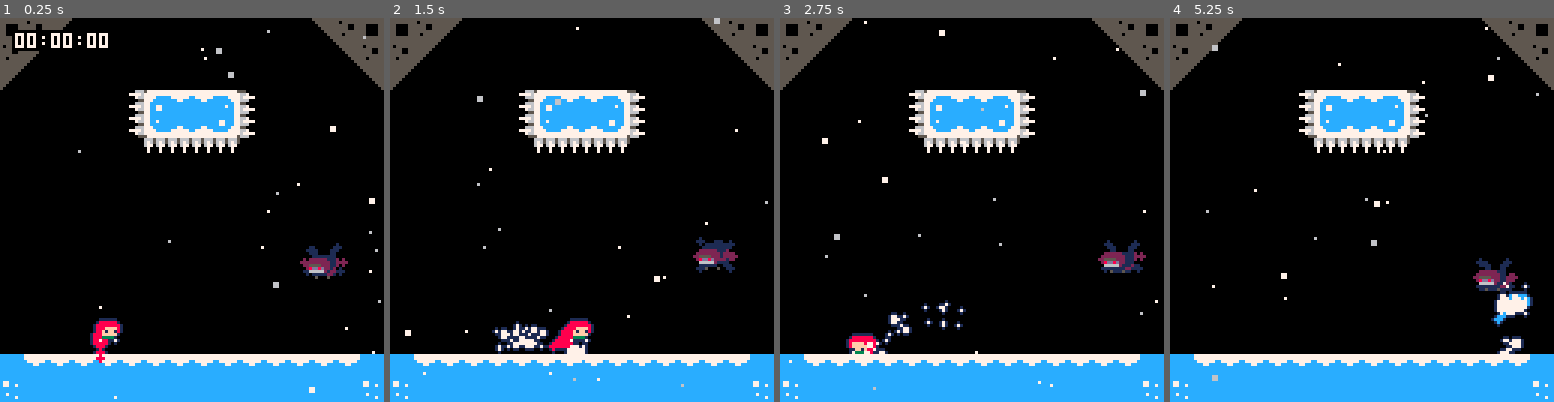
Above: before the commit, frames 1-4 (left to right).
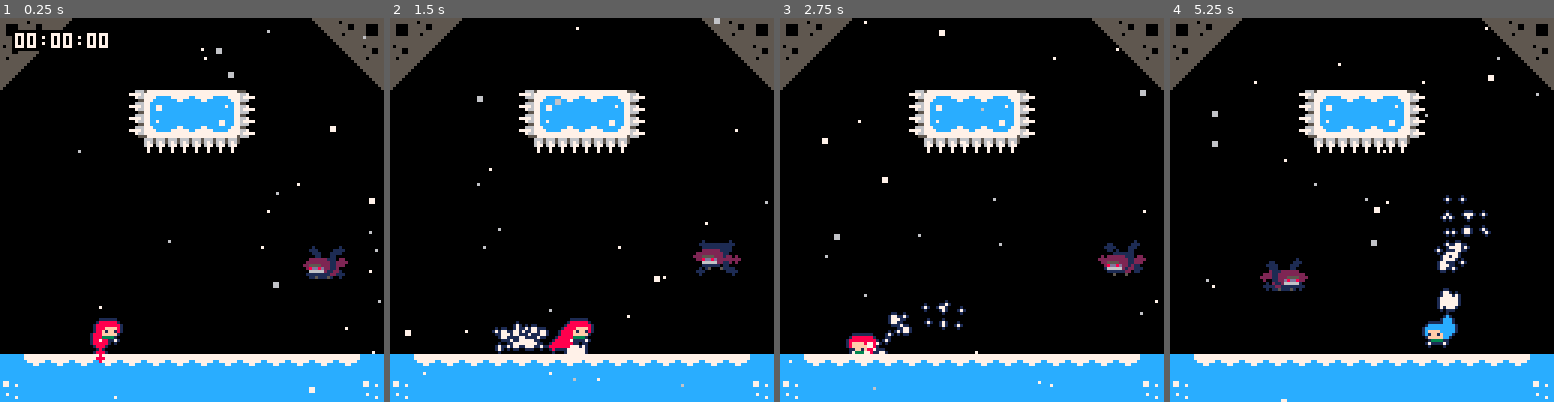
Above: after the commit, the same moments.

Repository: CelesteClassic/newleste.p8
Game: PICO-8 cartridge reflection.p8
Same seed, same stepped clock (60 frames per second), same inputs: the game is played once before the commit and once after it.
Inputs:
- Up to frame 1 (0.25 s): no input
- Up to frame 2 (1.5 s): tap O (Z key) at 0.33, 0.7, 1.43 s; tap X (X key) at 1.07 s
- Up to frame 3 (2.75 s): hold Left 1.97-2.37 s; tap X (X key) at 2.07, 2.4, 2.73 s; tap O (Z key) at 2.22 s; hold Down from 2.42 s (still down)
- Up to frame 4 (5.25 s): release Down at 2.82 s; hold Right 2.87-3.53 s; tap X (X key) every 0.33 s from 3.07 to 5.07 s; tap O (Z key) at 3.1, 3.98, 4.87 s; hold Up 3.58-4.08 s; hold Right 4.13-4.53 s; hold Down 4.58-5.08 s; hold Left from 5.13 s (still down)

The runs differ from the first frame. In frame 1, 0.3% of the frame differs, in the area x 78-90%, y 58-68%; in frame 2, 0.3%; in frame 3, 0.4%; in frame 4, 4.1%, in the area x 9-95%, y 7-100%.

Commit message:
basic badeline functionality and player interaction

Diff:
--- a/reflection.p8
+++ b/reflection.p8
@@ -989,21 +989,82 @@
 
 -- </feather>
 
-target={}
+garbage={
+  init=function(this)
+    --code for when other objs (namely blocks) use garbage tiles
+  end,
+  end_init=function(this)
+    for o in all(objects) do
+      if o.type==badeline then
+        o.nodes[this.spr+1]={this.x,this.y}
+      end
+    end
+    destroy_object(this)
+  end
+}
 badeline={
   init=function(this)
-    this.nodes={vector(this.x,this.y)}
-    this.node=1
+    this.nodes={}
+    this.next_node=1
     this.freeze=0
     this.outline=false
     this.off=0
+    this.target_x,this.target_y=this.x,this.y
+    --this.hitbox=rectangle(-4,-2,16,12)
+    b=this
   end,
   update=function(this)
-    this.off+=0.005
+    if this.freeze>0 then
+      this.freeze-=1
+    else
+      if this.x!=this.target_x or this.y!=this.target_y then
+        this.spd=vector((this.target_x-this.x)*0.2,(this.target_y-this.y)*0.2)
+      else
+        this.spd=vector(0,0)
+        local hit=this.player_here()
+        if hit then
+          if this.next_node>#this.nodes then
+            this.target_x=lvl_pw+50
+            this.node=-1
+            this.freeze=10
+          else
+            this.target_x,this.target_y=unpack(this.nodes[this.next_node])
+            this.next_node+=1
+            this.freeze=10
+          end
+          hit.dash_time=4
+          hit.djump=max_djump
+          hit.spd=vector(-2,-1)
+          hit.dash_accel_x,hit.dash_accel_y=0,0 --stuff dash without stuffing dash_time
+        -- else
+        --   this.hitbox=rectangle(-4,-2,16,12) --try to suck player in
+        --   local hit=this.player_here()
+        --   this.hitbox=rectangle(0,0,8,8)
+        --   if hit then
+        --     hit.dash_time=0
+        --     if hit.left()>this.right() then
+        --       hit.spd.x=min(hit.spd.x,-1)
+        --     elseif hit.right()<this.left() then
+        --       hit.spd.x=max(hit.spd.x,1)
+        --     end
+        --     if hit.top()>this.bottom() then
+        --       hit.spd.y=min(hit.spd.y,-1)
+        --     elseif hit.bottom()<this.top() then
+        --       hit.spd.y=max(hit.spd.y,1)
+        --     end
+        --   end
+          -- sucking in needs more work
+
+        end
+      end
+      this.off+=0.005
+    end
   end,
   draw=function(this)
+    pal(1,this.freeze==0 and 1 or frames%2==0 and 14 or 7)
+    pal(2,this.freeze==0 and 2 or frames%2==0 and 14 or 7)
     foreach(objects,function(o)
-      if o.type == player then
+      if o.type == player and this.freeze==0 then
         if o.x>this.x+16 then
           this.flipx=true
         elseif o.x<this.x-16 then
@@ -1011,7 +1072,7 @@
         end
       end
     end)
-    this.draw_x,this.draw_y=this.x+4*sin(2*this.off),this.y+4*sin(this.off)
+    this.draw_x,this.draw_y=this.x+4*sin(2*this.off)+0.5,this.y+4*sin(this.off)+0.5
     badehair(this,1,-0.1)
     badehair(this,1,-0.4)
     badehair(this,2,0)
@@ -1019,6 +1080,7 @@
     badehair(this,1,0.125)
     badehair(this,1,0.375)
     spr(74,this.draw_x,this.draw_y,1,1,this.flipx)
+    pal()
   end
 }
 
@@ -1271,7 +1333,10 @@
       local tile=tile_at(tx,ty)
       if tiles[tile] then
         init_object(tiles[tile],tx*8,ty*8,tile)
-      end
+      elseif tile>=128 then
+        init_object(garbage,tx*8,ty*8,tile-128)
+      end
+
     end
   end
   foreach(objects,function(o)
@@ -1815,9 +1904,9 @@
 0000000000001111111100000000000000000000000000000000000000000000000000000000000000000000000000000000000000000000000000000000000000000000000000000000000000000000000000000000000000000000000000000000000000000000000000000000000000000000000000000000000000000000
 0000000000000000000000000000000000000000000000000000000000000000000000000000000000000000000000000000000000000000000000000000000000000000000000000000000000000000000000000000000000000000000000000000000000000000000000000000000000000000000000000000000000000000
 0000000000000000000000000000000000000000000000000000000000000000000000000000000000000000000000000000000000000000000000000000000000000000000000000000000000000000000000000000000000000000000000000000000000000000000000000000000000000000000000000000000000000000
+0000000000810000000000000000000000000000000000000000000000000000000000000000000000000000000000000000000000000000000000000000000000000000000000000000000000000000000000000000000000000000000000000000000000000000000000000000000000000000000000000000000000000000
 0000000000000000000000000000000000000000000000000000000000000000000000000000000000000000000000000000000000000000000000000000000000000000000000000000000000000000000000000000000000000000000000000000000000000000000000000000000000000000000000000000000000000000
-0000000000000000000000000000000000000000000000000000000000000000000000000000000000000000000000000000000000000000000000000000000000000000000000000000000000000000000000000000000000000000000000000000000000000000000000000000000000000000000000000000000000000000
-000000000000000000000000004a0000000000000a0000000000000000000000000000000000000000000000000000000000000000000000000000000000000000000000000000000000000000000000000000000000000000000000000000000000000000000000000000000000000000000000000000000000000000000000
+000080000000000000000000004a0000000000000a0000000000000000000000000000000000000000000000000000000000000000000000000000000000000000000000000000000000000000000000000000000000000000000000000000000000000000000000000000000000000000000000000000000000000000000000
 0000000000000000000000000000000000000000000000000000000000000000000000000000000000000000000000000000000000000000000000000000000000000000000000000000000000000000000000000000000000000000000000000000000000000000000000000000000000000000000000000000000000000000
 0000000000000000000000000000000000000000000000000000000000000000000000000000000000000000000000000000000000000000000000000000000000000000000000000000000000000000000000000000000000000000000000000000000000000000000000000000000000000000000000000000000000000000
 0000000001000000000000000000000001000000000000000000000000000000000000000000000000000000000000000000000000000000000000000000000000000000000000000000000000000000000000000000000000000000000000000000000000000000000000000000000000000000000000000000000000000000
Not shown, changed: 48 lines of the sprite sheet (__gfx__) section of reflection.p8
